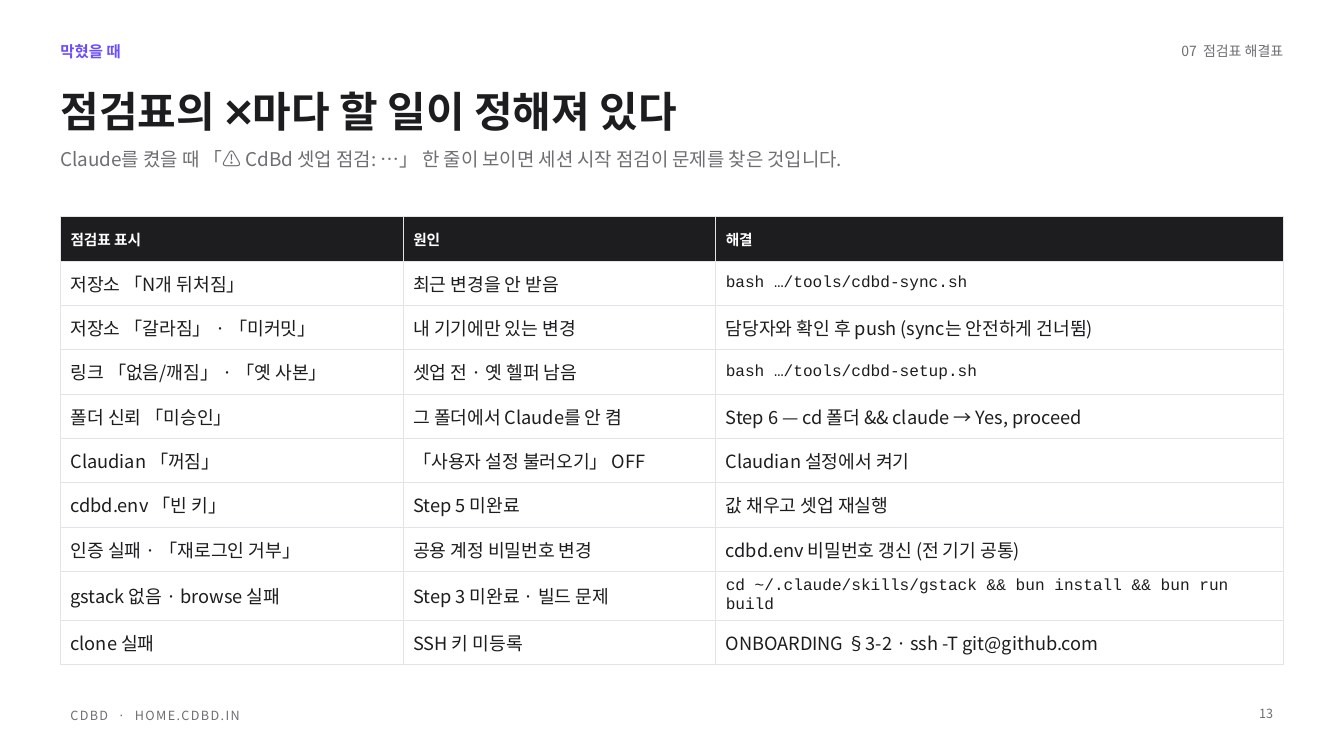
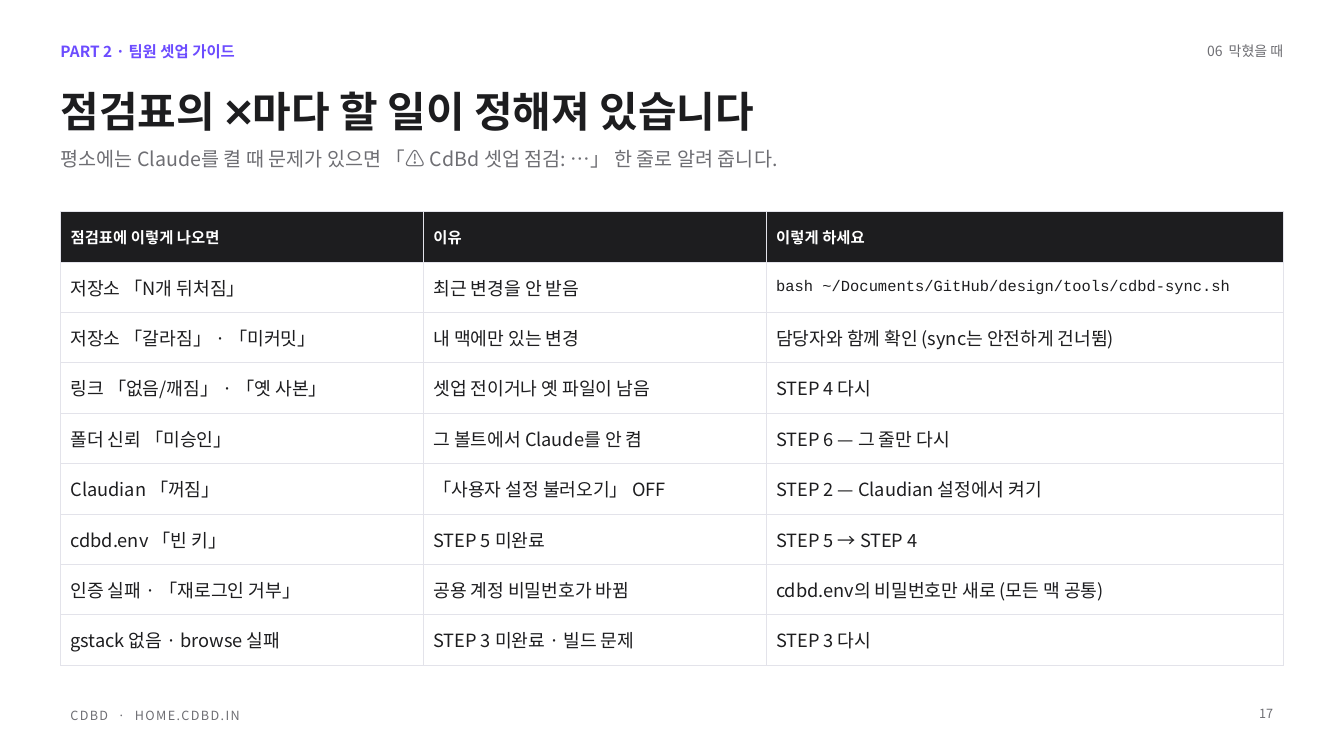
Before and after one commit to CdBd-in/design, a slide deck: slide 17 of _기능별 경로 가이드 — 결과 보고 발표 (2026-10-02).pptx (slide 13 before the commit). Drawn at 1344x756 pixels with LibreOffice and Linux fonts; fonts in the diff are those of the drawing. Boxes give left, top, right and bottom in pixels: in the first picture for what was removed or moved away, otherwise in the second. Text is boxed around its words. In the diff, an @@ line names an element or a change of style, - is before the commit and + after.

```diff
--- a/_기능별 경로 가이드 — 결과 보고 발표 (2026-10-02).pptx
+++ b/_기능별 경로 가이드 — 결과 보고 발표 (2026-10-02).pptx
@@ text added at [60, 44, 235, 59], 11 pt, text #6C4CFF, bold @@
+PART 2 · 팀원 셋업 가이드
@@ text removed at [1181, 44, 1284, 57] @@
-07 점검표 해결표
@@ text at [1207, 44, 1283, 57]: text changed; size 11 to 10 pt; text colour #6C4CFF to #6E6E73; bold off @@
-막혔을 때
+06 막혔을 때
@@ title at [60, 91, 754, 131]: text changed @@
-점검표의 ❌마다 할 일이 정해져 있다
+점검표의 ❌마다 할 일이 정해져 있습니다
@@ text at [60, 149, 778, 168]: text changed; size 13.5 to 14 pt @@
-Claude를 켰을 때 「⚠️ CdBd 셋업 점검: …」 한 줄이 보이면 세션 시작 점검이 문제를 찾은 것입니다.
+평소에는 Claude를 켤 때 문제가 있으면 「⚠️ CdBd 셋업 점검: …」 한 줄로 알려 줍니다.
@@ table at [60, 212, 1284, 656] @@
-row 1: 점검표 표시 | 원인 | 해결
-row 2: 저장소 「N개 뒤처짐」 | 최근 변경을 안 받음 | bash …/tools/cdbd-sync.sh
-row 3: 저장소 「갈라짐」 · 「미커밋」 | 내 기기에만 있는 변경 | 담당자와 확인 후 push (sync는 안전하게 건너뜀)
-row 4: 링크 「없음/깨짐」 · 「옛 사본」 | 셋업 전 · 옛 헬퍼 남음 | bash …/tools/cdbd-setup.sh
-row 5: 폴더 신뢰 「미승인」 | 그 폴더에서 Claude를 안 켬 | Step 6 — cd 폴더 && claude → Yes, proceed
-row 6: Claudian 「꺼짐」 | 「사용자 설정 불러오기」 OFF | Claudian 설정에서 켜기
-row 7: cdbd.env 「빈 키」 | Step 5 미완료 | 값 채우고 셋업 재실행
-row 8: 인증 실패 · 「재로그인 거부」 | 공용 계정 비밀번호 변경 | cdbd.env 비밀번호 갱신 (전 기기 공통)
-row 9: gstack 없음 · browse 실패 | Step 3 미완료 · 빌드 문제 | cd ~/.claude/skills/gstack && bun install && bun run build
-row 10: clone 실패 | SSH 키 미등록 | ONBOARDING §3-2 · ssh -T git@github.com
+row 1: 점검표에 이렇게 나오면 | 이유 | 이렇게 하세요
+row 2: 저장소 「N개 뒤처짐」 | 최근 변경을 안 받음 | bash ~/Documents/GitHub/design/tools/cdbd-sync.sh
+row 3: 저장소 「갈라짐」 · 「미커밋」 | 내 맥에만 있는 변경 | 담당자와 함께 확인 (sync는 안전하게 건너뜀)
+row 4: 링크 「없음/깨짐」 · 「옛 사본」 | 셋업 전이거나 옛 파일이 남음 | STEP 4 다시
+row 5: 폴더 신뢰 「미승인」 | 그 볼트에서 Claude를 안 켬 | STEP 6 — 그 줄만 다시
+row 6: Claudian 「꺼짐」 | 「사용자 설정 불러오기」 OFF | STEP 2 — Claudian 설정에서 켜기
+row 7: cdbd.env 「빈 키」 | STEP 5 미완료 | STEP 5 → STEP 4
+row 8: 인증 실패 · 「재로그인 거부」 | 공용 계정 비밀번호가 바뀜 | cdbd.env의 비밀번호만 새로 (모든 맥 공통)
+row 9: gstack 없음 · browse 실패 | STEP 3 미완료 · 빌드 문제 | STEP 3 다시
@@ table: place and size @@
-table at [60, 217, 1284, 659]
+table at [60, 212, 1284, 656]
@@ page number at [1259, 709, 1273, 718]: text changed @@
-13
+17
```
Also in this commit, not shown: 3 other slides changed, 15 slides added, 11 slides removed.
